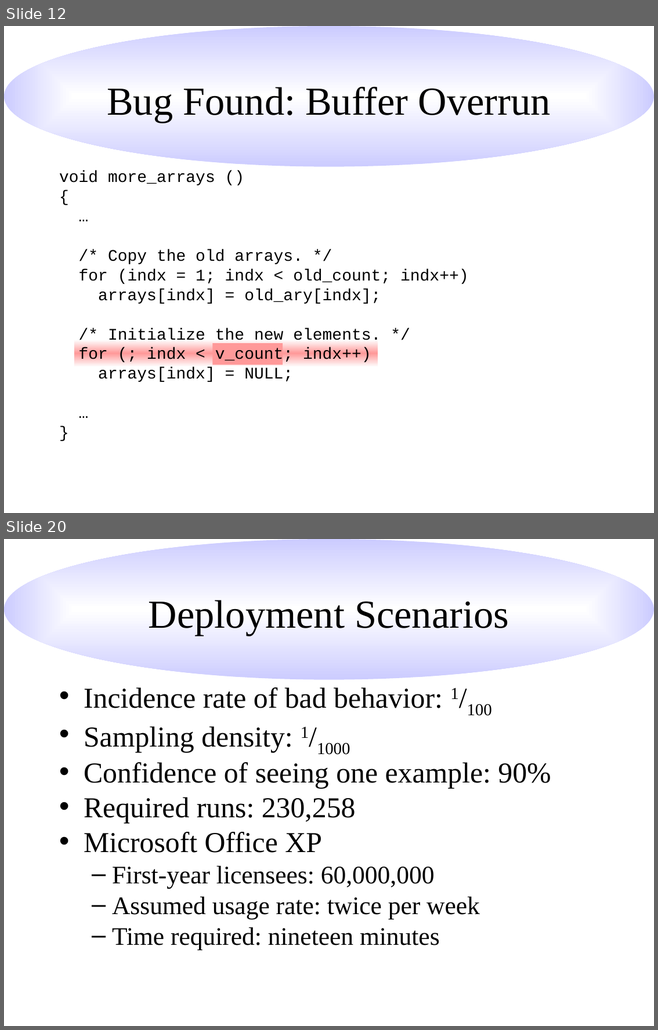
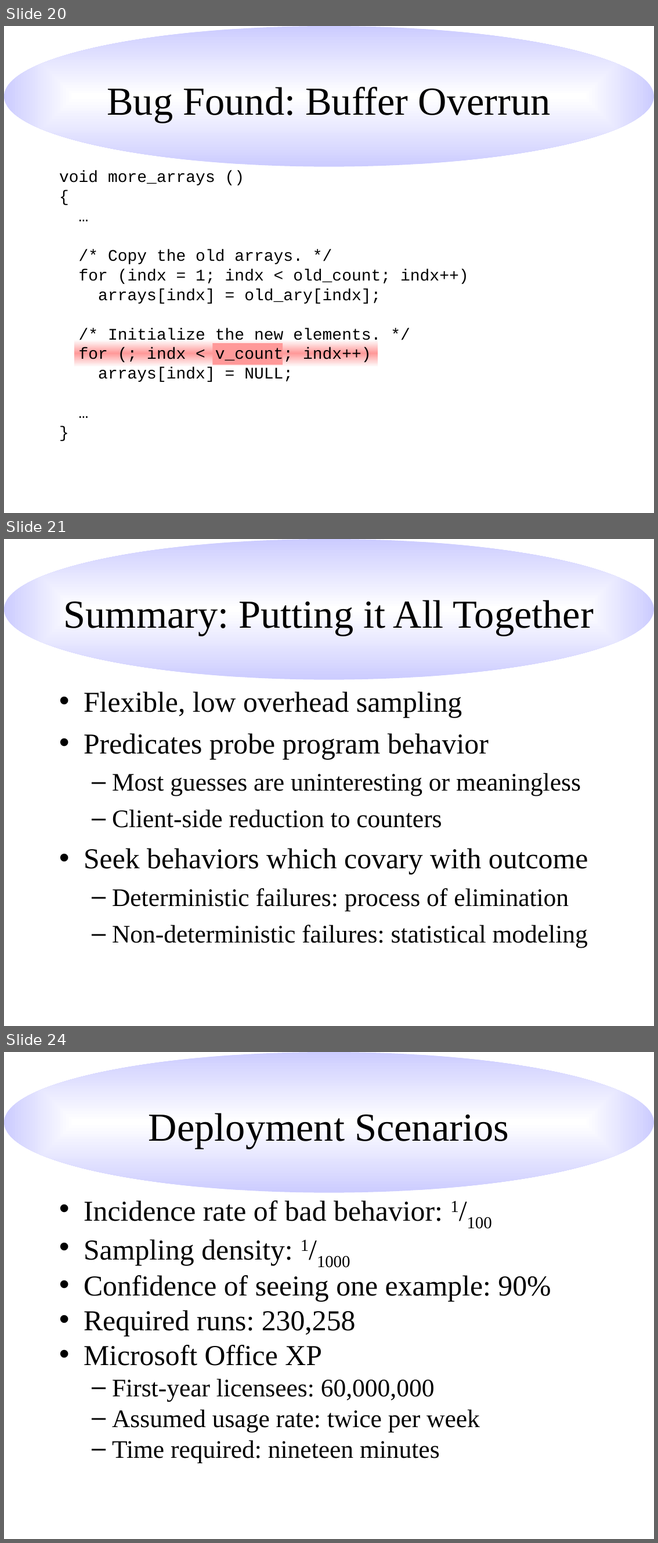
Before and after one commit to hlim1/sampler, a slide deck: paper/pldi.ppt. Shown one above the other, each under a label of ours: slides 12 and 20 before the commit, slides 20, 21 and 24 after it; the slides between them are not shown. The pictures are 658x1030 and 658x1543 pixels, drawn with LibreOffice and Linux fonts; fonts in the diff are those of the drawing. Boxes give left, top, right and bottom in pixels: in the first picture for what was removed or moved away, otherwise in the second. Text is boxed around its words. In the diff, an @@ line names an element or a change of style, - is before the commit and + after.

```diff
--- a/paper/pldi.ppt
+++ b/paper/pldi.ppt
@@ slide 21 added at <box>4,539,654,1026</box>, background #FFFFFF; not listed: 1 template element that a slide beside it also shows @@
@@ title added at <box>64,600,593,635</box>, 44 pt, text #000000 @@
+Summary: Putting it All Together
@@ text added at <box>83,692,587,948</box>, 28 pt, text #000000 @@
+• Flexible, low overhead sampling
+• Predicates probe program behavior
+  – Most guesses are uninteresting or meaningless
+  – Client-side reduction to counters
+• Seek behaviors which covary with outcome
+  – Deterministic failures: process of elimination
+  – Non-deterministic failures: statistical modeling
@@ what was slide 12 is now slide 20 @@
@@ what was slide 20 is now slide 24 @@
```
Also in this commit, not shown: 9 slides changed, 14 other slides added, 2 slides removed.
